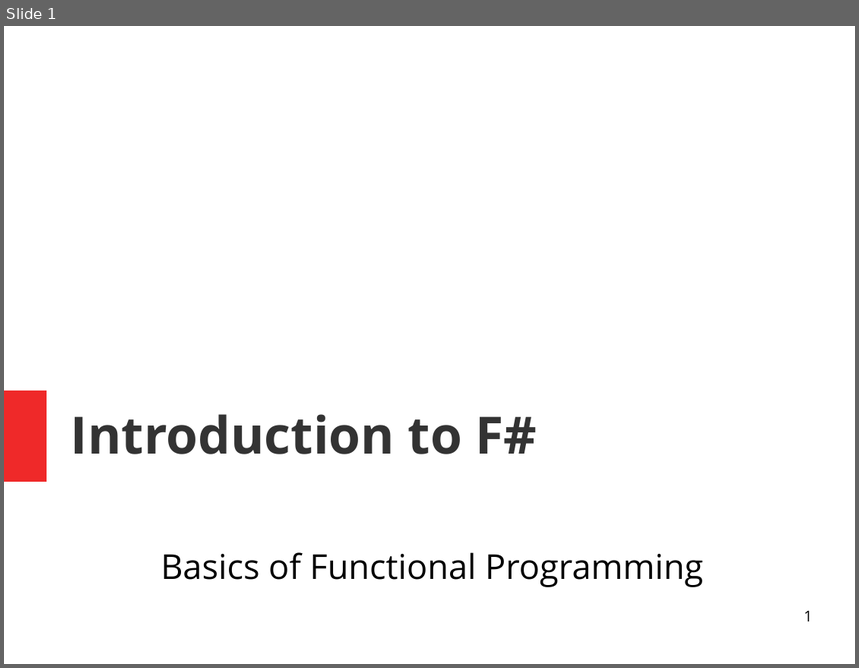
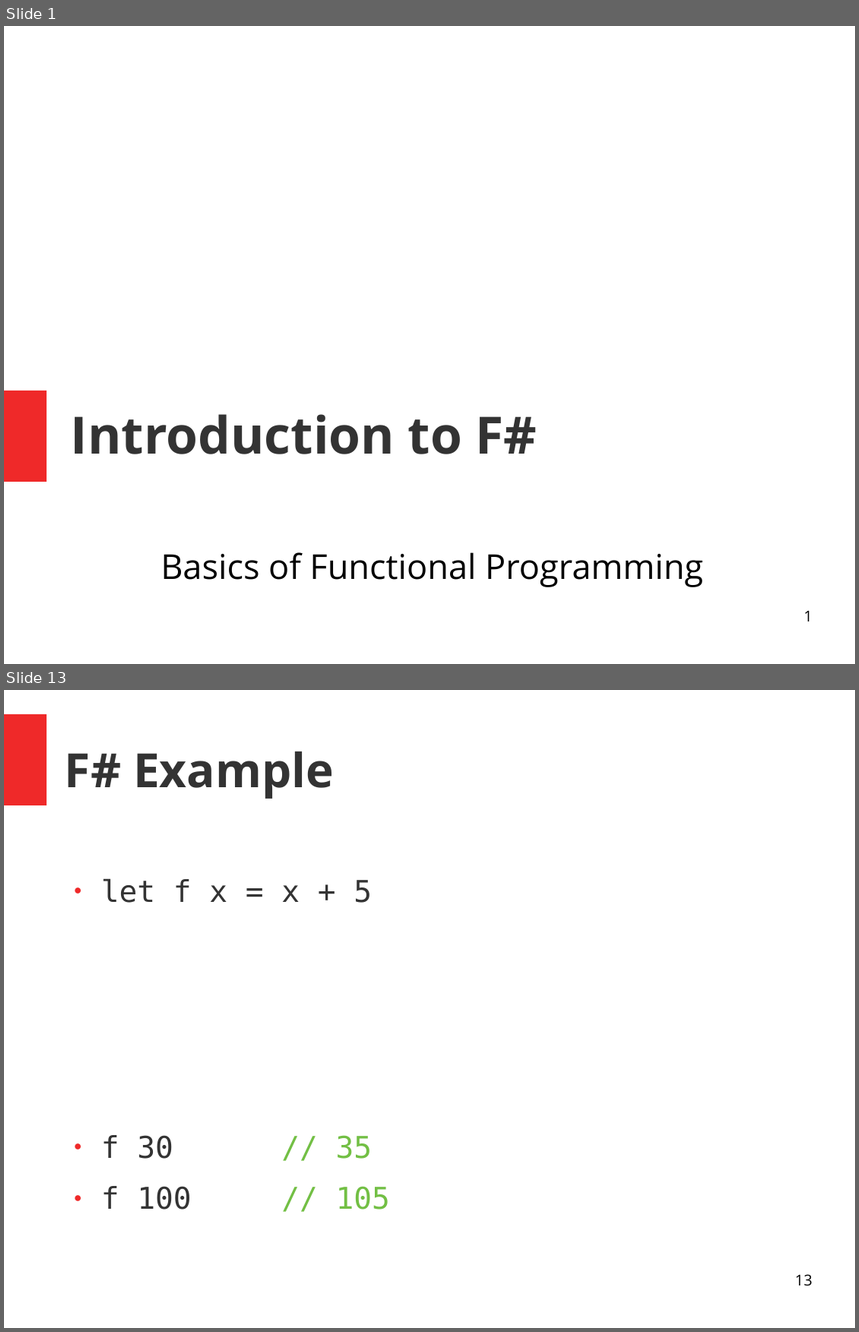
Before and after one commit to ChangHaiBin/FSharpPowerPoint, a slide deck: FSharp Talk.odp. Shown one above the other, each under a label of ours: slide 1 before the commit, slides 1 and 13 after it; the slides between them are not shown. The pictures are 859x668 and 859x1332 pixels, drawn with LibreOffice and Linux fonts; fonts in the diff are those of the drawing. Boxes give left, top, right and bottom in pixels: in the first picture for what was removed or moved away, otherwise in the second. Text is boxed around its words. In the diff, an @@ line names an element or a change of style, - is before the commit and + after.

```diff
--- a/FSharp Talk.odp
+++ b/FSharp Talk.odp
@@ slide 13 added at (x1=4, y1=690, x2=855, y2=1328), background #FFFFFF @@
@@ rectangle added at (x1=4, y1=714, x2=47, y2=805), fill #EF2929 @@
@@ title added at (x1=65, y1=752, x2=334, y2=799), 44 pt, text #333333, bold @@
+F# Example
@@ text added at (x1=101, y1=878, x2=390, y2=1210), 28 pt, text #333333 @@
+● let f x = x + 5
+● f 30 // 35
+● f 100 // 105
@@ page number added at (x1=795, y1=1274, x2=813, y2=1287), 14 pt, text #000000 @@
+13
```
Also in this commit, not shown: 2 slides changed, 21 other slides added.
